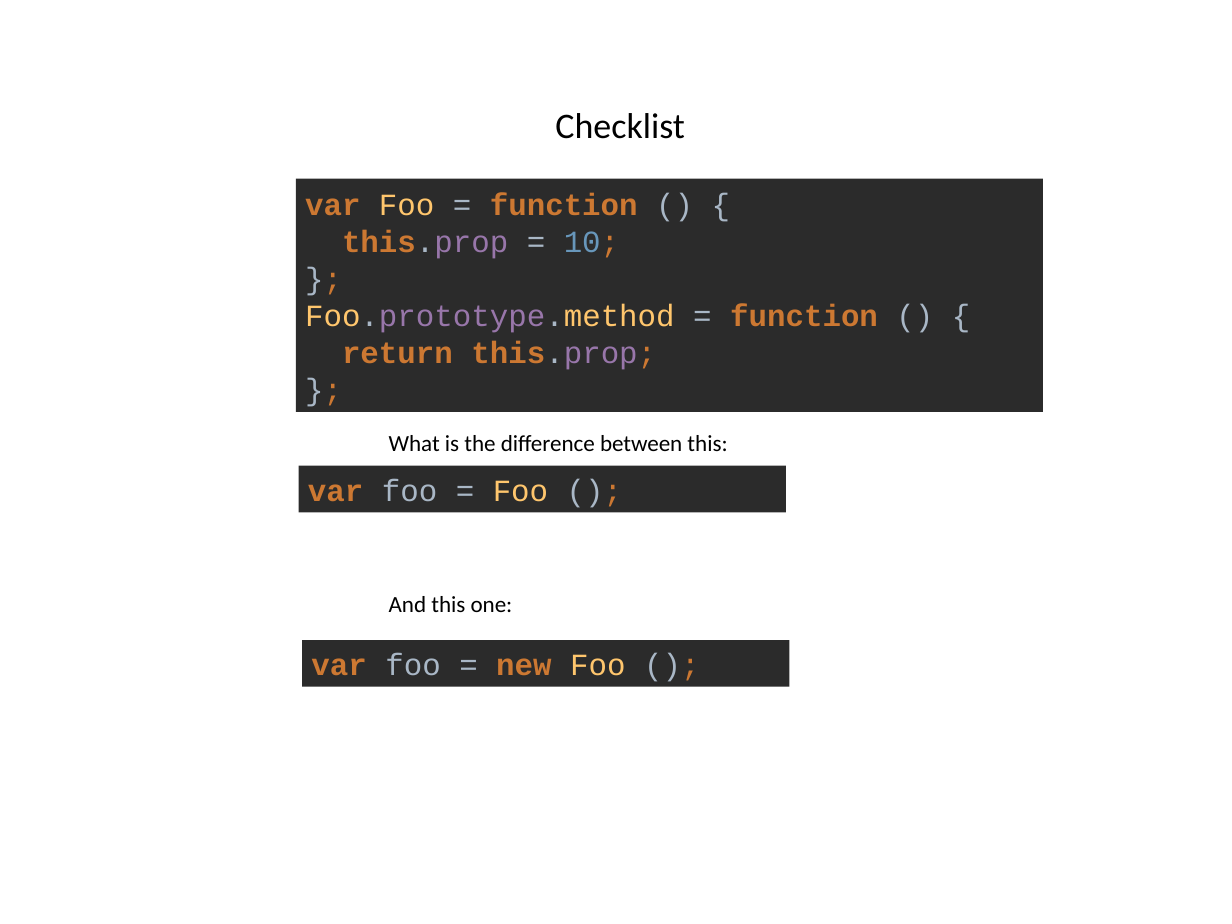
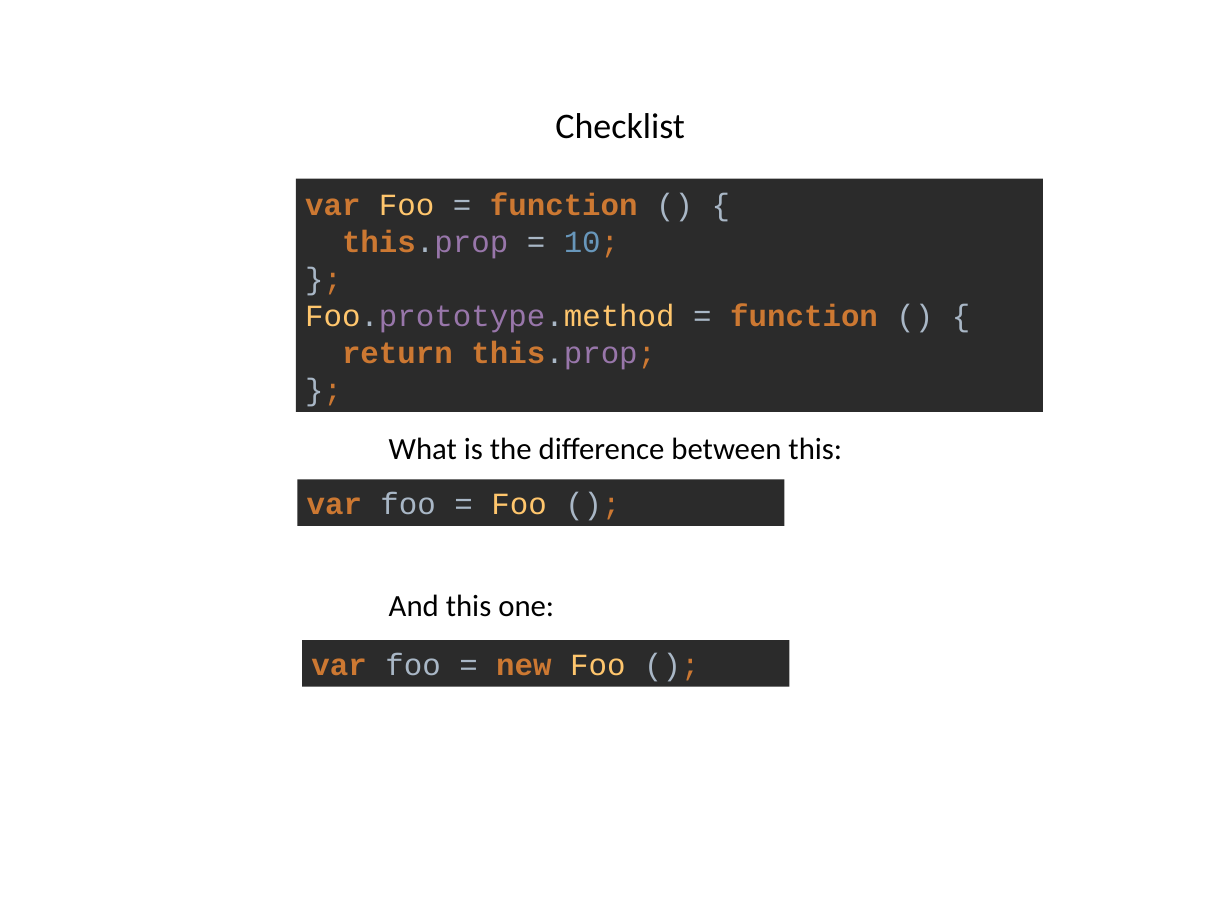
Before and after one commit to dzmitry-varabei/front-end-course, a slide deck: slide 26 of inheritance-in-javascript/Inheritance.pptx. Drawn at 1232x924 pixels with LibreOffice and Linux fonts; fonts in the diff are those of the drawing. Boxes give left, top, right and bottom in pixels: in the first picture for what was removed or moved away, otherwise in the second. Text is boxed around its words. In the diff, an @@ line names an element or a change of style, - is before the commit and + after.

```diff
--- a/inheritance-in-javascript/Inheritance.pptx
+++ b/inheritance-in-javascript/Inheritance.pptx
@@ text "What is the difference between ..." at (389, 437, 842, 460): size 13.5 to 18 pt @@
@@ rectangle "var foo = Foo ();": place and size @@
-rectangle "var foo = Foo ();" at (298, 466, 785, 513)
+rectangle "var foo = Foo ();" at (297, 479, 784, 526)
@@ text "And this one:" at (389, 594, 554, 617): size 13.5 to 18 pt @@
```
Also in this commit, not shown: 13 other slides changed.
